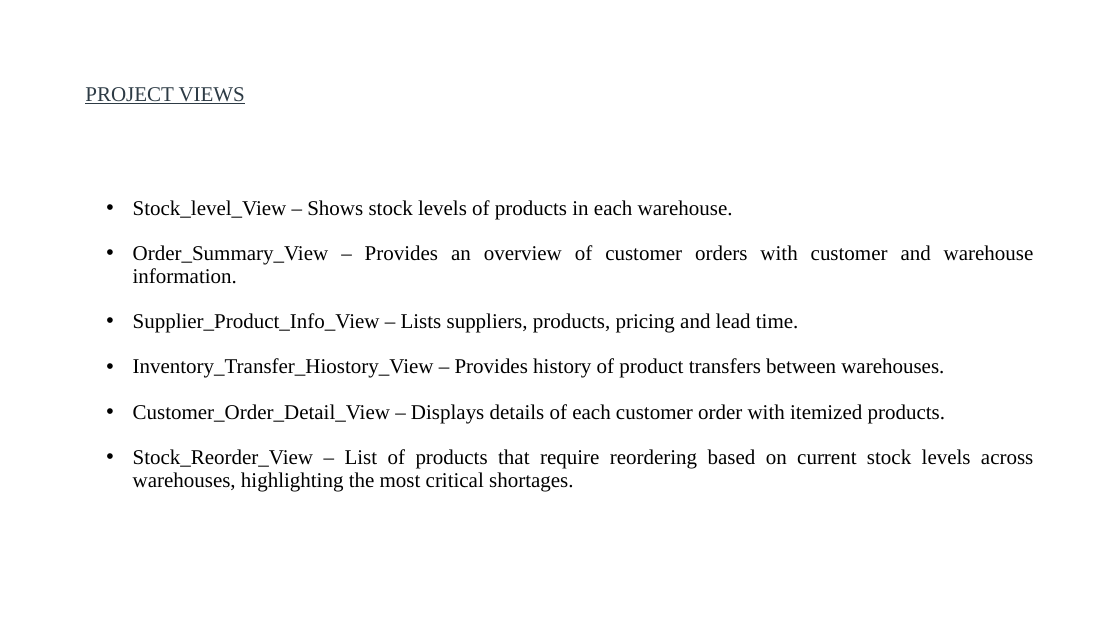
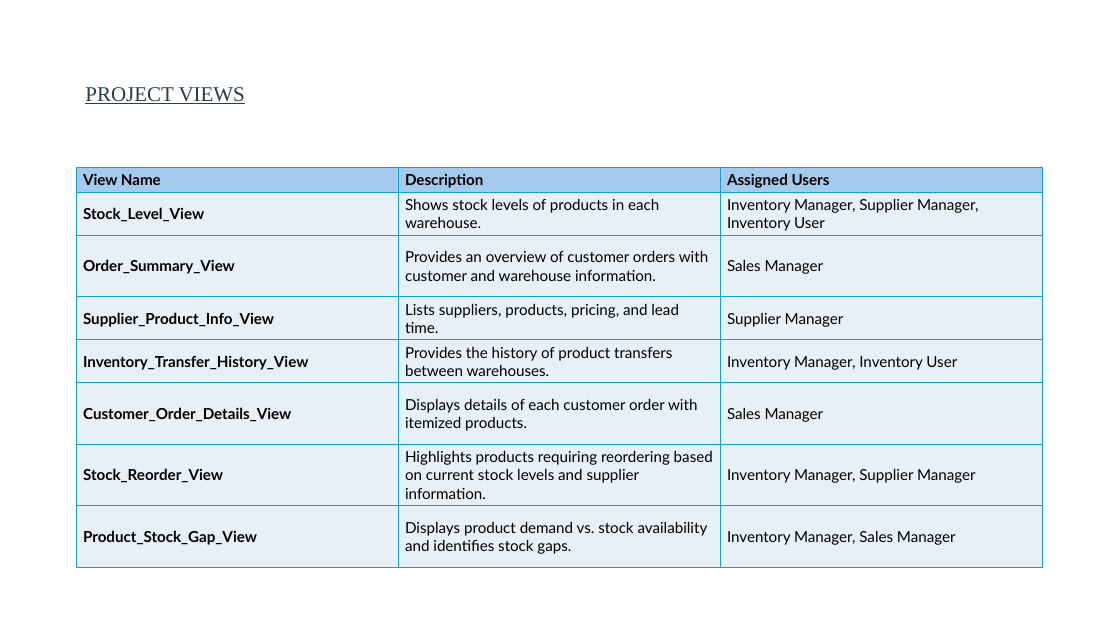
Before and after one commit to himaniguptaNU/DMDD_6210_FALL2024_14, a slide deck: slide 8 of DMDD_Project_ Presentation_Final.pptx. Drawn at 1120x630 pixels with LibreOffice and Linux fonts; fonts in the diff are those of the drawing; background and template pictures are left out. Boxes give left, top, right and bottom in pixels: in the first picture for what was removed or moved away, otherwise in the second. Text is boxed around its words. In the diff, an @@ line names an element or a change of style, - is before the commit and + after.

```diff
--- a/DMDD_Project_ Presentation_Final.pptx
+++ b/DMDD_Project_ Presentation_Final.pptx
@@ table added at (77, 168, 1043, 568), 8 rows, 3 columns @@
+View Name | Description | Assigned Users
+Stock_Level_View | Shows stock levels of products in each warehouse. | Inventory Manager, Supplier Manager, Inventory User
+Order_Summary_View | Provides an overview of customer orders with customer and warehouse information. | Sales Manager
+Supplier_Product_Info_View | Lists suppliers, products, pricing, and lead time. | Supplier Manager
+Inventory_Transfer_History_View | Provides the history of product transfers between warehouses. | Inventory Manager, Inventory User
+Customer_Order_Details_View | Displays details of each customer order with itemized products. | Sales Manager
+Stock_Reorder_View | Highlights products requiring reordering based on current stock levels and supplier information. | Inventory Manager, Supplier Manager
+Product_Stock_Gap_View | Displays product demand vs. stock availability and identifies stock gaps. | Inventory Manager, Sales Manager
@@ text removed at (133, 200, 1034, 492) @@
-• Stock_level_View – Shows stock levels of products in each warehouse.
-• Order_Summary_View – Provides an overview of customer orders with customer and warehouse information.
-• Supplier_Product_Info_View – Lists suppliers, products, pricing and lead time.
-• Inventory_Transfer_Hiostory_View – Provides history of product transfers between warehouses.
-• Customer_Order_Detail_View – Displays details of each customer order with itemized products.
-• Stock_Reorder_View – List of products that require reordering based on current stock levels across warehouses, highlighting the most critical shortages.
```
